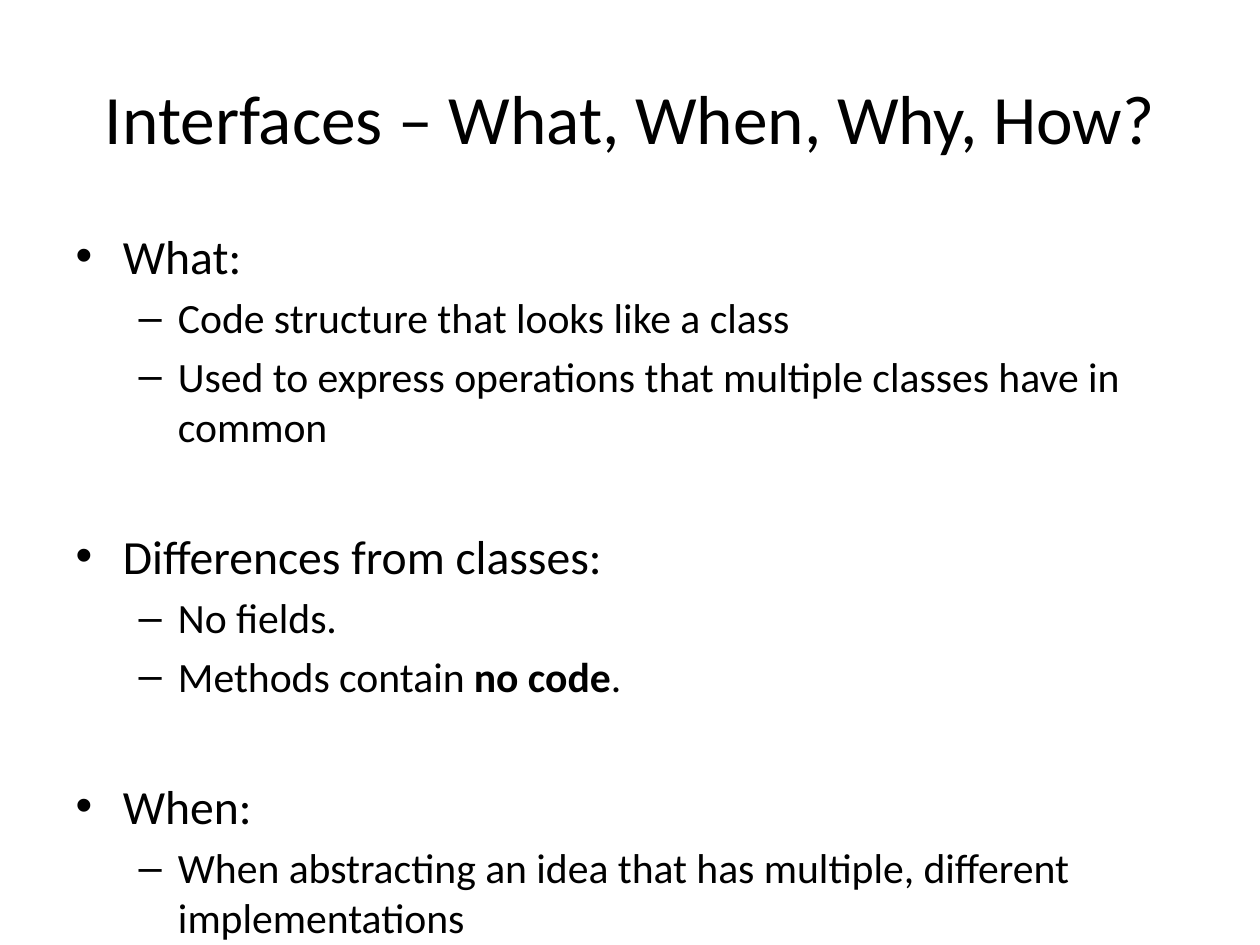
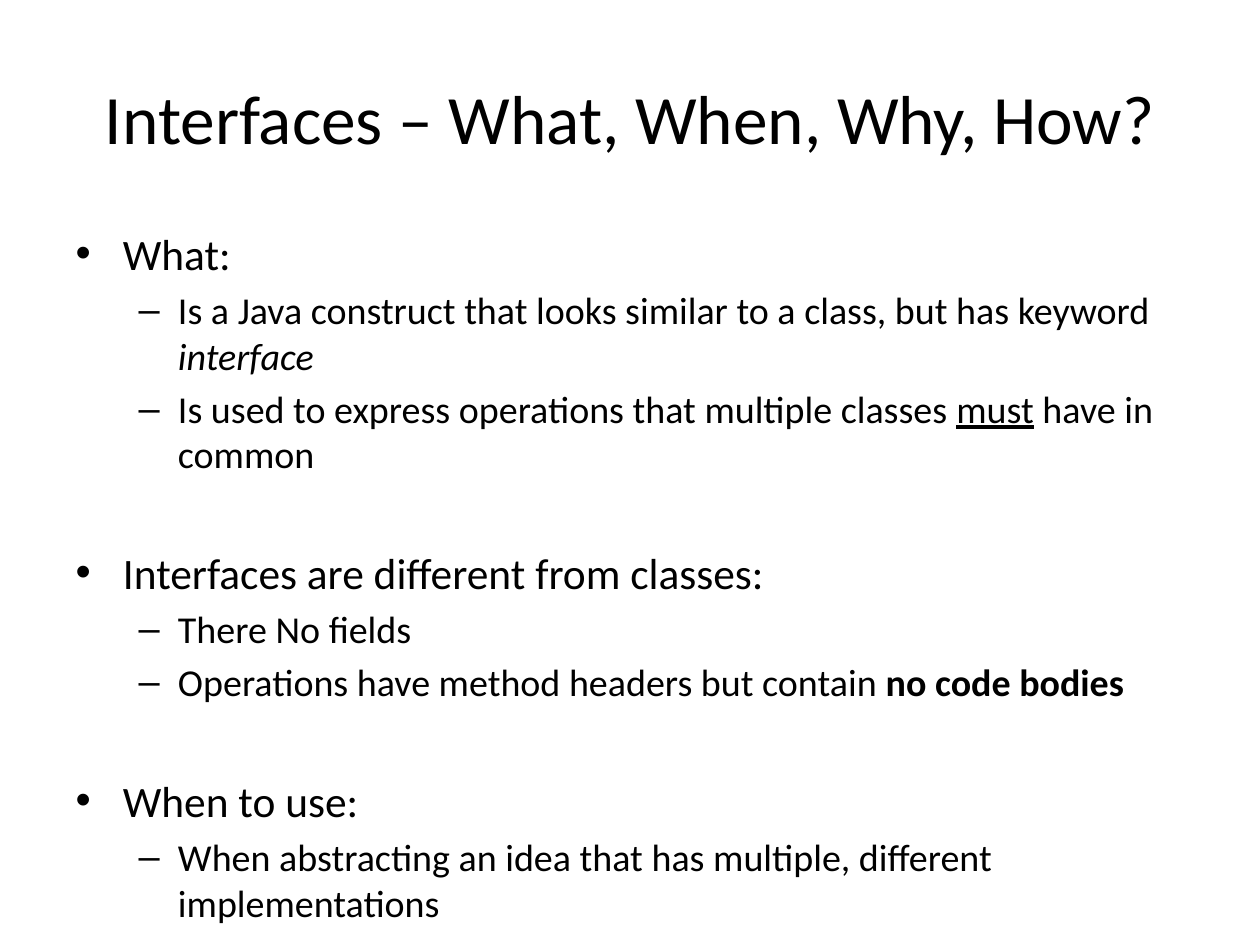
Before and after one commit to RHIT-CSSE/csse220, a slide deck: slide 3 of ClassMaterials/Interfaces/Slides/Interfaces.pptx. Drawn at 1260x945 pixels with LibreOffice and Linux fonts; fonts in the diff are those of the drawing. Boxes give left, top, right and bottom in pixels: in the first picture for what was removed or moved away, otherwise in the second. Text is boxed around its words. In the diff, an @@ line names an element or a change of style, - is before the commit and + after.

```diff
--- a/ClassMaterials/Interfaces/Slides/Interfaces.pptx
+++ b/ClassMaterials/Interfaces/Slides/Interfaces.pptx
@@ text at (123, 240, 992, 923): size 27.2 to 24.8 pt in "What:"; size 23.8 to 21.7 pt in "When abstracting an idea that has multiple, ..." @@
@@ text at (123, 297, 1153, 818): text changed; size 23.8 to 21.7 pt @@
-  – Code structure that looks like a class
-  – Used to express operations that multiple classes have in common
-• Differences from classes:
-  – No fields.
-  – Methods contain no code.
-• When:
+  – Is a Java construct that looks similar to a class, but has keyword interface
+  – Is used to express operations that multiple classes must have in common
+• Interfaces are different from classes:
+  – There No fields
+  – Operations have method headers but contain no code bodies
+• When to use:
```
Also in this commit, not shown: 19 other slides changed, 4 slides added, 3 slides removed.
